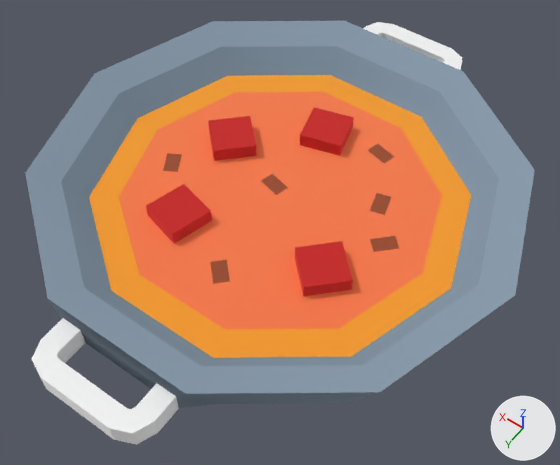
The glTF model public/assets/models/food/panStew.GLB as it was, and as the next commit left it.
Both versions are drawn from a 50 mm lens placed at (-0.395, 0.554, 0.923), pointed at (-0.011, 0.016, 0.078). Lighting does not change. The marker at lower right points along +X, +Y and +Z.

Objects in the first picture: 'panStew'.
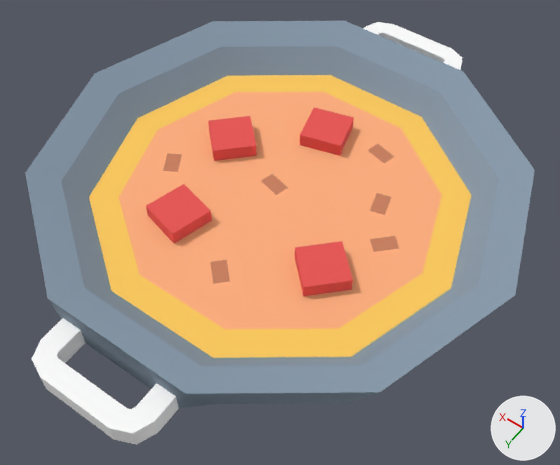
The newer file is also turned or shifted as a whole; pictures and numbers use the older file's frame.

Location of each change, [x1, y1, x2, y2] in pixels of the pictures (560 x 465 px):
'panStew', recoloured: [36, 22, 474, 440] in both

Diff of the bpy script that builds the scene:
```diff
--- a/public/assets/models/food/panStew.GLB.py
+++ b/public/assets/models/food/panStew.GLB.py
@@ mat_defaultmat_221 @@
+mat_defaultmat_221 = principled_material('_defaultMat.221')
+mat_defaultmat_221.base_color = (1.0, 1.0, 1.0)  # white #ffffff
+mat_defaultmat_221.roughness = 1.0
@@ mat_browndark_205 @@
+mat_browndark_205 = principled_material('brownDark.205')
+mat_browndark_205.base_color = (0.591, 0.213, 0.113)  # orange #ca7f5e
+mat_browndark_205.roughness = 1.0
@@ mat_red_104 @@
+mat_red_104 = principled_material('red.104')
+mat_red_104.base_color = (0.807, 0.0908, 0.0865)  # red #e85553
+mat_red_104.roughness = 1.0
@@ mat_brown_172 @@
+mat_brown_172 = principled_material('brown.172')
+mat_brown_172.base_color = (1.0, 0.43, 0.21)  # orange #ffaf7e
+mat_brown_172.roughness = 1.0
@@ mat_yellow_098 @@
+mat_yellow_098 = principled_material('yellow.098')
+mat_yellow_098.base_color = (1.0, 0.601, 0.109)  # orange #ffcc5d
+mat_yellow_098.roughness = 1.0
@@ me_mesh_panstew_001 @@
 me_mesh_panstew_001.from_pydata(...)  # 200 vertices, 412 faces; spans x -0.329..0.329, y -0.381..0.381, z 0.005..0.181
 me_mesh_panstew_001.materials.append(mat_greydark_036)
-me_mesh_panstew_001.materials.append(mat_yellow_077)  # orange #ffcc5d
-me_mesh_panstew_001.materials.append(mat_brown_121)  # orange #ffaf7e
-me_mesh_panstew_001.materials.append(mat_browndark_145)  # orange #ca7f5e
-me_mesh_panstew_001.materials.append(mat_red_072)  # red #e85553
-me_mesh_panstew_001.materials.append(mat_defaultmat_152)  # white #ffffff
+me_mesh_panstew_001.materials.append(mat_yellow_098)  # orange #ffcc5d
+me_mesh_panstew_001.materials.append(mat_brown_172)  # orange #ffaf7e
+me_mesh_panstew_001.materials.append(mat_browndark_205)  # orange #ca7f5e
+me_mesh_panstew_001.materials.append(mat_red_104)  # red #e85553
+me_mesh_panstew_001.materials.append(mat_defaultmat_221)  # white #ffffff
```
